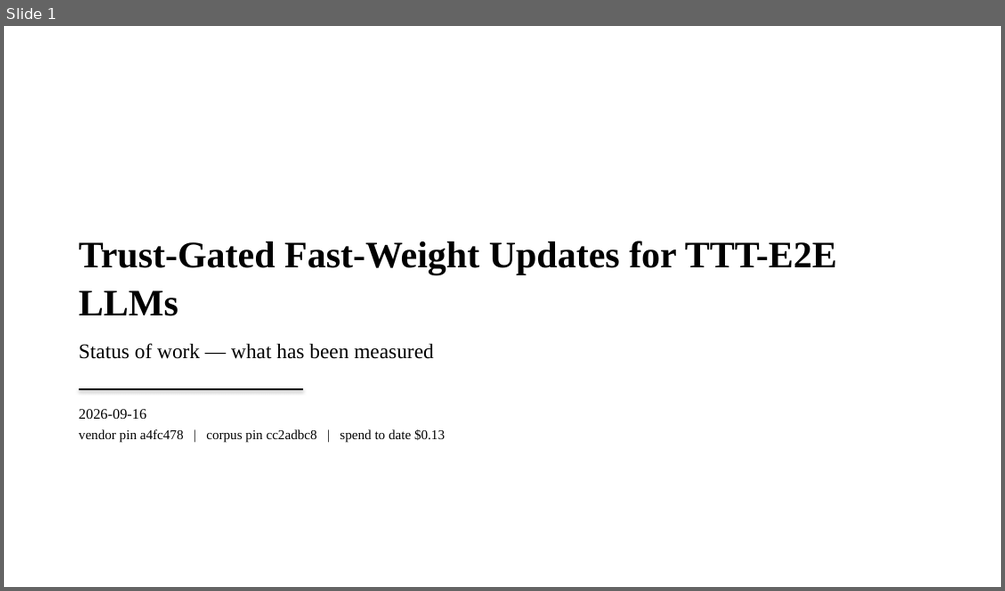
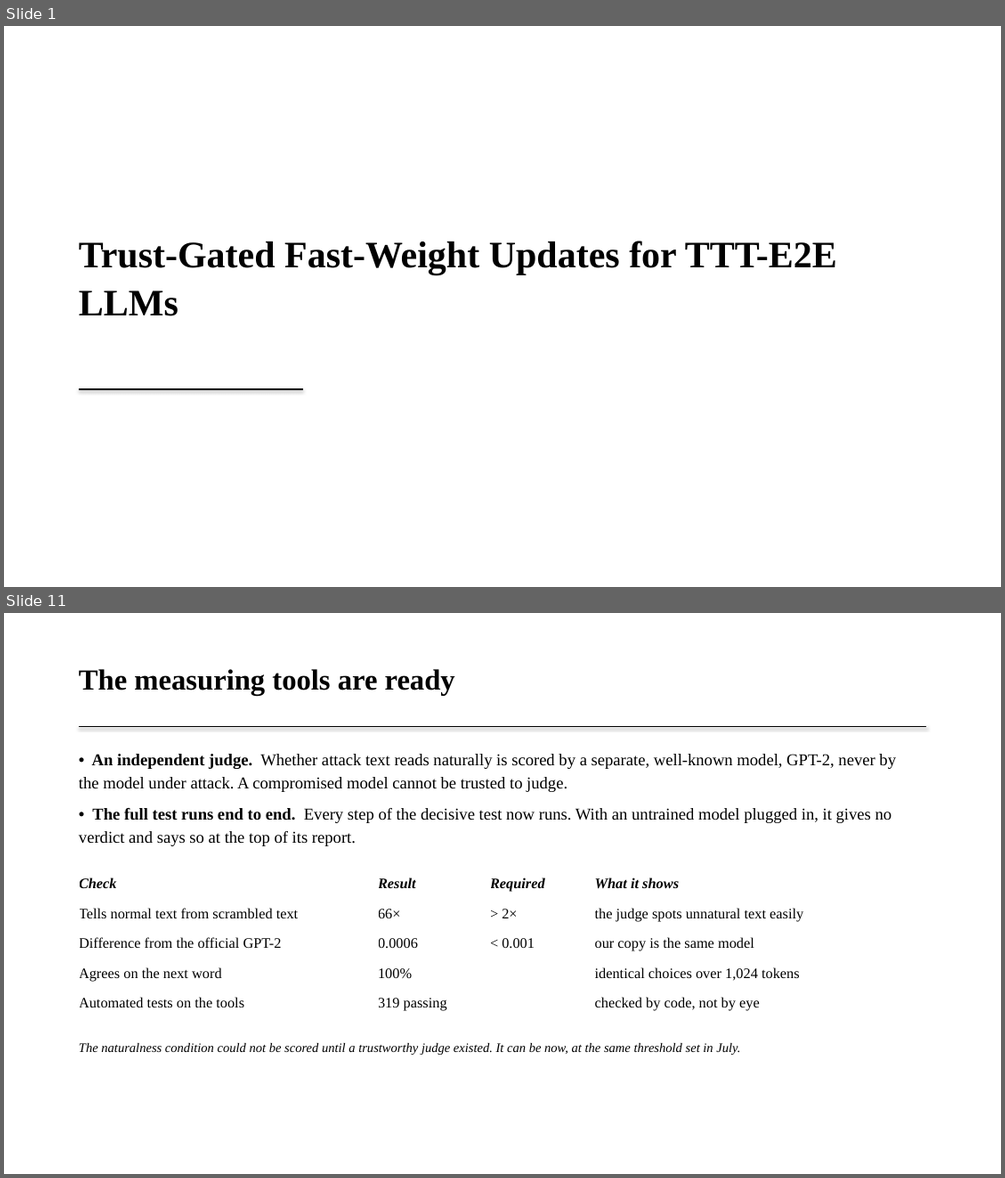
Before and after one commit to Deep-Learning-130/Trust-Gated-Fast-Weight-Updates-for-TTT-E2E-LLMs, a slide deck: docs/review/TrustGate_Results_2026-09-16.pptx. Shown one above the other, each under a label of ours: slide 1 before the commit, slides 1 and 11 after it; the slides between them are not shown. The pictures are 1005x591 and 1005x1178 pixels, drawn with LibreOffice and Linux fonts; fonts in the diff are those of the drawing. Boxes give left, top, right and bottom in pixels: in the first picture for what was removed or moved away, otherwise in the second. Text is boxed around its words. In the diff, an @@ line names an element or a change of style, - is before the commit and + after.

```diff
--- a/docs/review/TrustGate_Results_2026-09-16.pptx
+++ b/docs/review/TrustGate_Results_2026-09-16.pptx
@@ slide 11 added at [4, 613, 1001, 1174], background #FFFFFF @@
@@ text added at [79, 669, 455, 695], 28 pt, text #000000, bold @@
+The measuring tools are ready
@@ line added from (79, 727) to (926, 727), #000000 0.75 pt @@
@@ text added at [79, 754, 896, 846], 16 pt, text #000000 @@
+• An independent judge. Whether attack text reads naturally is scored by a separate, well-known model, GPT-2, never by the model under attack. A compromised model cannot be trusted to judge.
+• The full test runs end to end. Every step of the decisive test now runs. With an untrained model plugged in, it gives no verdict and says so at the top of its report.
@@ table added at [79, 868, 901, 1018], 5 rows, 4 columns @@
+Check | Result | Required | What it shows
+Tells normal text from scrambled text | 66× | > 2× | the judge spots unnatural text easily
+Difference from the official GPT-2 | 0.0006 | < 0.001 | our copy is the same model
+Agrees on the next word | 100% |  | identical choices over 1,024 tokens
+Automated tests on the tools | 319 passing |  | checked by code, not by eye
@@ text added at [79, 1043, 740, 1054], 12.5 pt, text #000000, italic @@
+The naturalness condition could not be scored until a trustworthy judge existed. It can be now, at the same threshold set in July.
@@ slide 1 changed as well @@
@@ text "Trust-Gated Fast-Weight Updates for TTT-E2E ..." at [79, 240, 837, 316]: less space between paragraphs @@
@@ text at [79, 343, 433, 359]: paragraph removed @@
-Status of work — what has been measured
@@ text removed at [79, 409, 445, 443] @@
-2026-09-16
-vendor pin a4fc478 | corpus pin cc2adbc8 | spend to date $0.13
```
Also in this commit, not shown: 12 other slides added, 9 slides removed, 3 other files.
